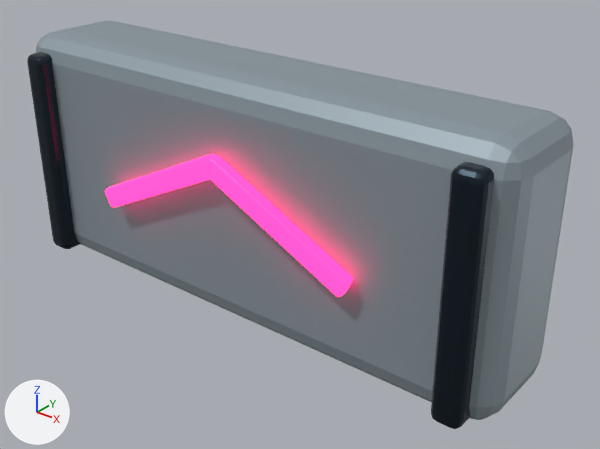
Renders of the glTF model public/assets/art/environment/vault-barrier.glb from each side of a commit.
The view is the same before and after, from a camera (50 mm lens) standing at (2.09, -2.38, 1.9) and looking at (0.16, 0.04, 0.4). Lighting does not change. The marker at lower left points along +X, +Y and +Z. The picture after the commit comes second. Where no turn or scale is listed for an object, it has been applied to the vertices.

In view in the first picture: 'vault_barrier_surface_00', 'vault_barrier_surface_01', 'vault_barrier_surface_02'.
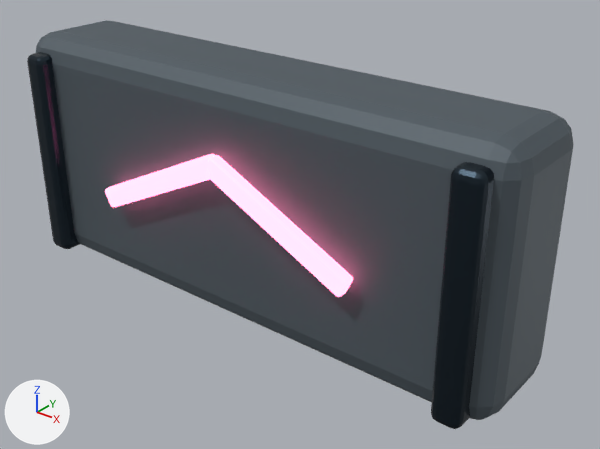
Pixel boxes (x1, y1, x2, y2) of what changed, in the pictures (600 x 449 px):
'vault_barrier_surface_00', recoloured (grey to greyish blue)
    both: (36, 20, 574, 420)
'vault_barrier_surface_02', recoloured (lighter)
    both: (105, 154, 353, 297)

Diff of the bpy script that builds the scene:
```diff
--- a/public/assets/art/environment/vault-barrier.glb.py
+++ b/public/assets/art/environment/vault-barrier.glb.py
@@ mat_roof_ceramic @@
 mat_roof_ceramic = principled_material('roof_ceramic')
-mat_roof_ceramic.base_color = (0.28, 0.34, 0.38)  # grey #909ea6
+mat_roof_ceramic.base_color = (0.09, 0.115, 0.135)  # greyish blue #555f67
 mat_roof_ceramic.metallic = 0.28
@@ mat_roof_magenta @@
 mat_roof_magenta.roughness = 0.23
-mat_roof_magenta.emission_color = (1.0, 0.02, 0.14)  # pink #ff2769
+mat_roof_magenta.emission_color = (1.0, 0.176, 0.333)  # pink #ff749c
 mat_roof_magenta.emission_strength = 4.5
```
